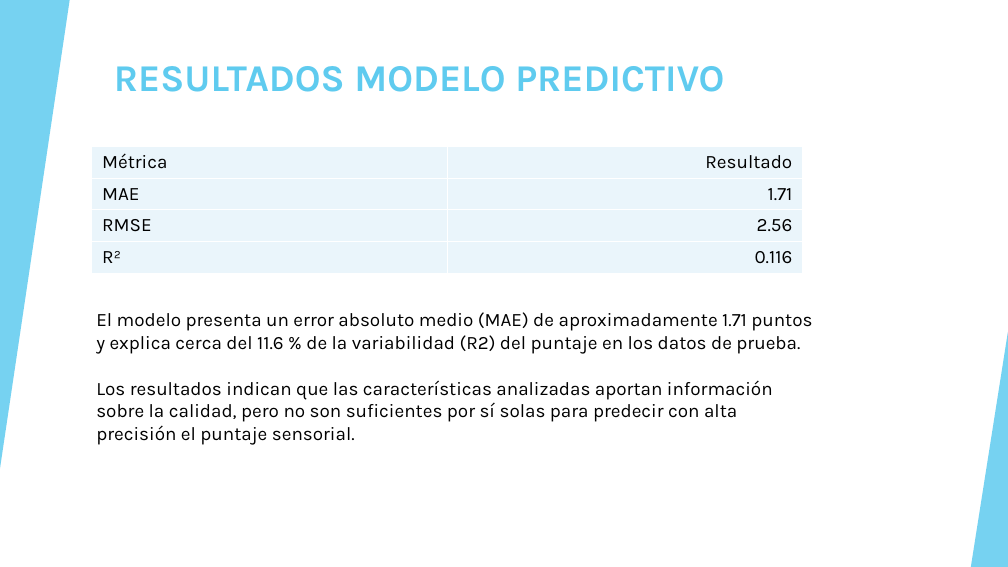
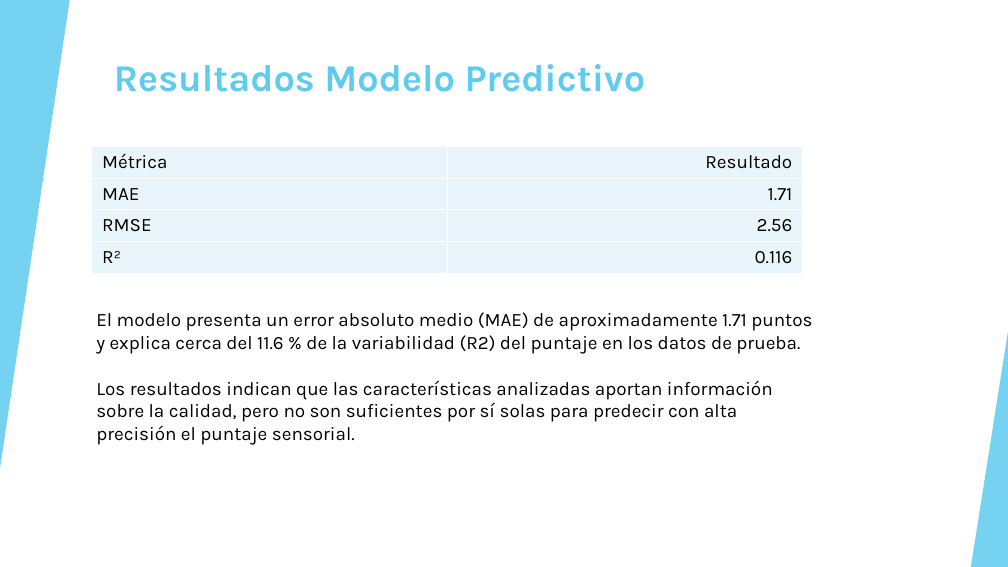
Before and after one commit to Lau21-del/calidad-cafe-ciencia-datos, a slide deck: slide 7 of PryFinal-PresDataXperiencie.pptx (slide 5 before the commit). Drawn at 1008x567 pixels with LibreOffice and Linux fonts; fonts in the diff are those of the drawing. Boxes give left, top, right and bottom in pixels: in the first picture for what was removed or moved away, otherwise in the second. Text is boxed around its words. In the diff, an @@ line names an element or a change of style, - is before the commit and + after.

```diff
--- a/PryFinal-PresDataXperiencie.pptx
+++ b/PryFinal-PresDataXperiencie.pptx
@@ text at (114,64,646,92): text changed @@
-RESULTADOS MODELO PREDICTIVO
+Resultados Modelo Predictivo
```
Also in this commit, not shown: 4 other slides changed, 2 slides added.
